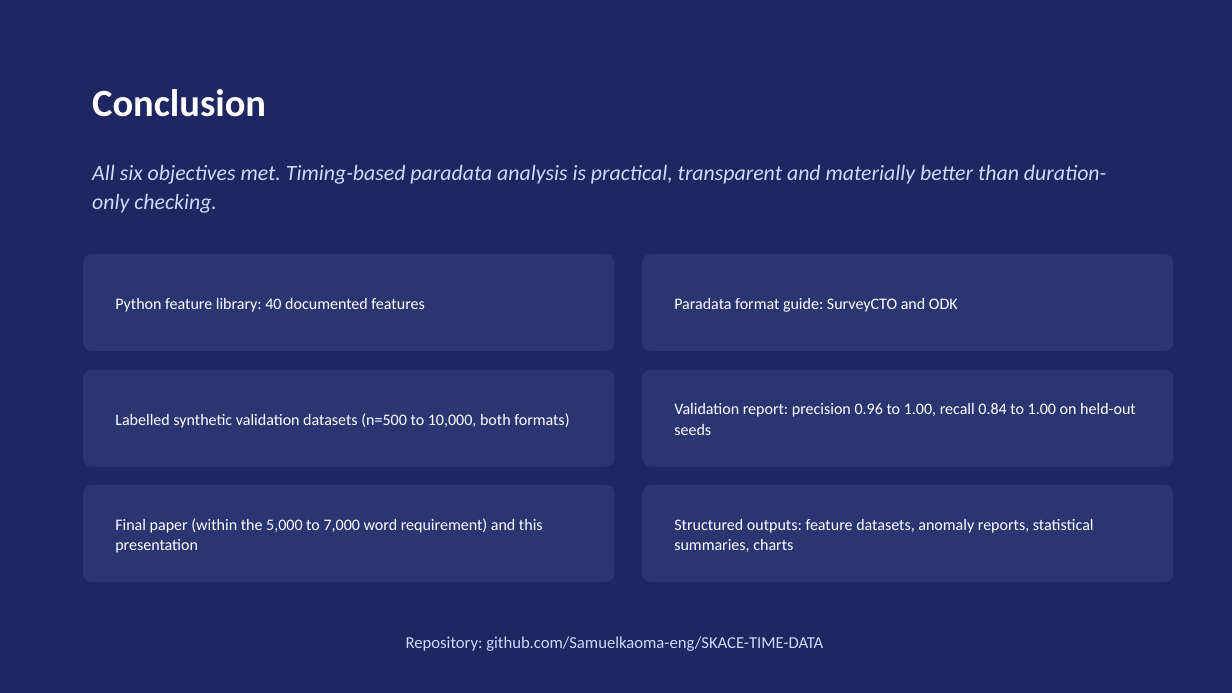
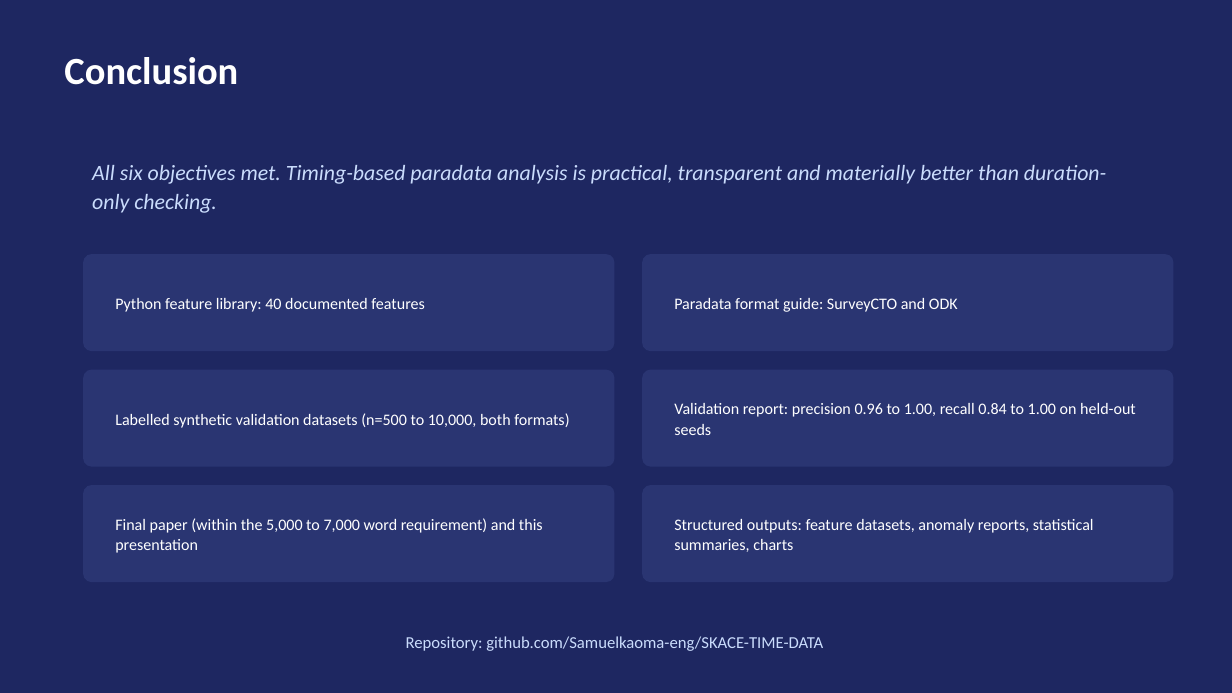
Before and after one commit to Samuelkaoma-eng/SKACE-TIME-DATA, a slide deck: slide 22 of docs/deliverables/Kaoma_Paradata_Presentation.pptx (slide 21 before the commit). Drawn at 1232x693 pixels with LibreOffice and Linux fonts; fonts in the diff are those of the drawing. Boxes give left, top, right and bottom in pixels: in the first picture for what was removed or moved away, otherwise in the second. Text is boxed around its words. In the diff, an @@ line names an element or a change of style, - is before the commit and + after.

```diff
--- a/docs/deliverables/Kaoma_Paradata_Presentation.pptx
+++ b/docs/deliverables/Kaoma_Paradata_Presentation.pptx
@@ text "Conclusion": place and size @@
-text "Conclusion" at (92, 89, 266, 117)
+text "Conclusion" at (64, 57, 238, 85)
```
Also in this commit, not shown: 1 slide added, 3 other files.
